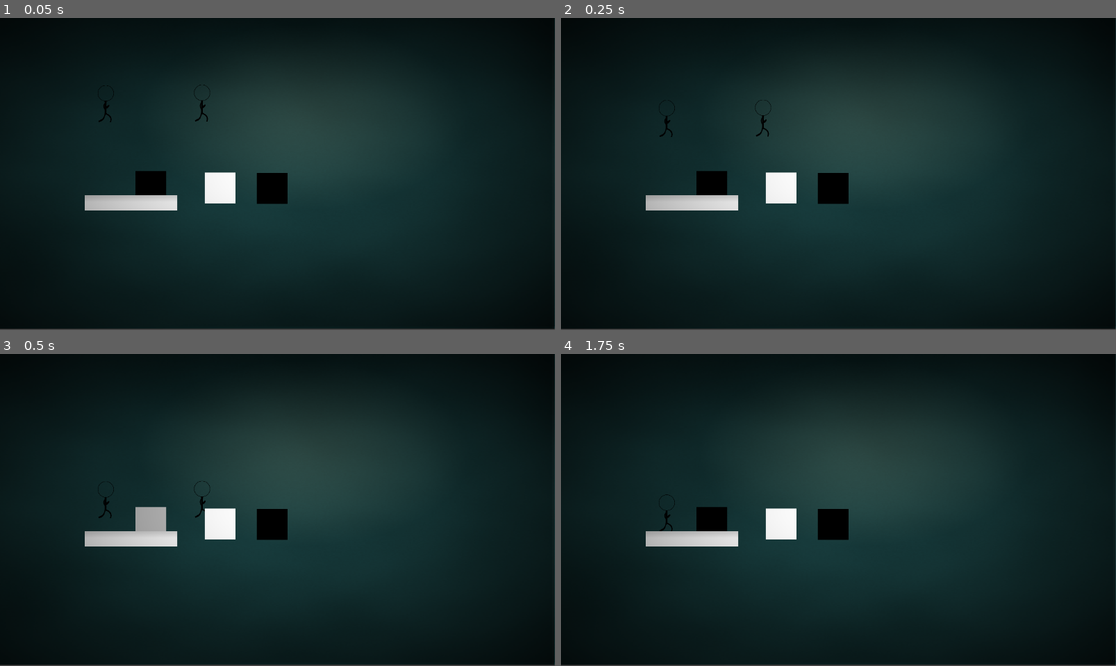
Above: before the commit, frames 1-4 (two rows, left to right).
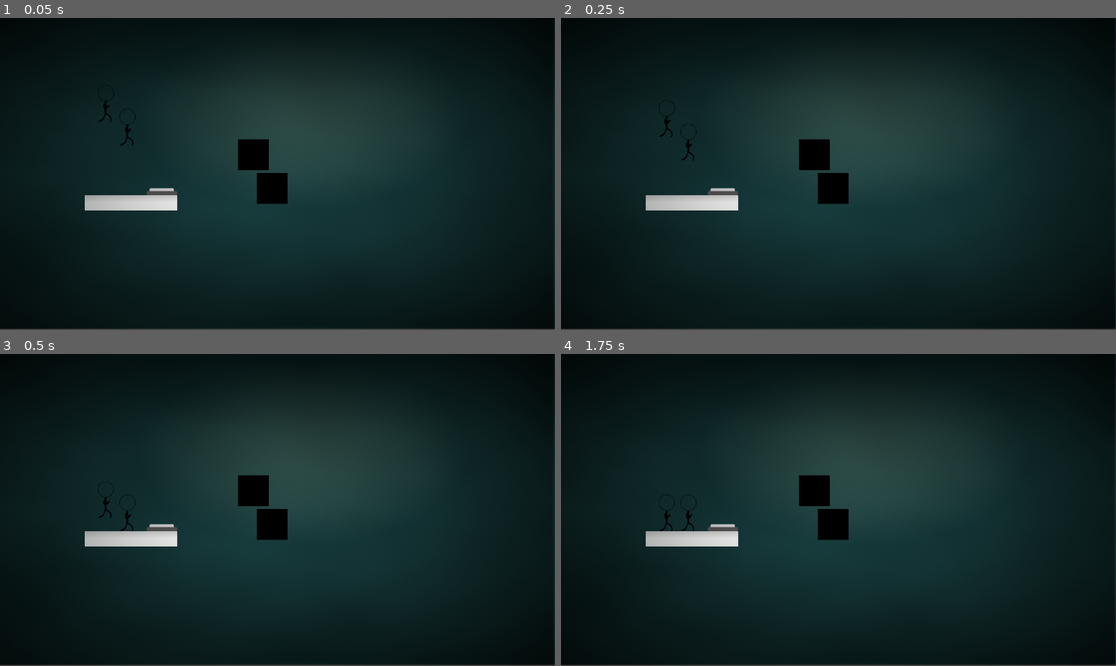
Above: after the commit, the same moments.

Repository: NahuelArrieta/ChronosSociety
Game: Godot game, scene res://levels/level.tscn
Two runs of this game, one before a commit and one after it. Both use one fixed random seed, a clock stepped at 60 frames per second and the inputs below. The engine's default icon, where the game draws it, is replaced by a stand-in: a white triangle on a blue panel in a dark square.
Inputs:
- Up to frame 1 (0.05 s): no input
- Up to frame 2 (0.25 s): no input
- Up to frame 3 (0.5 s): no input
- Up to frame 4 (1.75 s): tap Space (REVERT_P1) at 0.6 s; tap Enter at 1.25 s; tap Shift (REVERT_P2) at 1.35 s

The runs differ from the first frame. In frame 1, 1.6% of the frame differs, in the area x 21-49%, y 21-60%; in frame 2, 1.6%, in the area x 21-49%, y 26-60%; in frame 3, 1.6%; in frame 4, 1.6%.

Commit message:
add button sprites

Diff:
--- a/entities/enviroment/button/button.gd
+++ b/entities/enviroment/button/button.gd
@@ -18,4 +18,11 @@
 		return
 
 	active = value
+
+	## Play animations
+	$Animation.play("middle")
+	if active:
+		$Animation.play("pressed")
+	else:
+		$Animation.play("unpresed")
 	Global.buttonChanged.emit(groupId, active)
--- a/entities/enviroment/button/button.tscn
+++ b/entities/enviroment/button/button.tscn
@@ -1,24 +1,60 @@
-[gd_scene load_steps=4 format=3 uid="uid://d3qbem7373n6k"]
+[gd_scene load_steps=8 format=3 uid="uid://d3qbem7373n6k"]
 
 [ext_resource type="Script" uid="uid://cqwlw0bd6qtch" path="res://entities/enviroment/button/button.gd" id="1_nmqsl"]
+[ext_resource type="Texture2D" uid="uid://tuylwk1n2hlo" path="res://visual/button/middle.png" id="2_8v1kb"]
+[ext_resource type="Texture2D" uid="uid://chrsp7p52y5s" path="res://visual/button/pressed.png" id="3_8v1kb"]
+[ext_resource type="Texture2D" uid="uid://ku4r8e88phs8" path="res://visual/button/unpressed.png" id="4_g5qce"]
 
 [sub_resource type="CanvasTexture" id="CanvasTexture_nmqsl"]
 specular_color = Color(0, 0, 1, 1)
 
 [sub_resource type="RectangleShape2D" id="RectangleShape2D_nmqsl"]
-size = Vector2(63, 63)
+size = Vector2(63, 15)
+
+[sub_resource type="SpriteFrames" id="SpriteFrames_v7638"]
+animations = [{
+"frames": [{
+"duration": 1.0,
+"texture": ExtResource("2_8v1kb")
+}],
+"loop": true,
+"name": &"middle",
+"speed": 5.0
+}, {
+"frames": [{
+"duration": 1.0,
+"texture": ExtResource("3_8v1kb")
+}],
+"loop": true,
+"name": &"pressed",
+"speed": 5.0
+}, {
+"frames": [{
+"duration": 1.0,
+"texture": ExtResource("4_g5qce")
+}],
+"loop": true,
+"name": &"unpresed",
+"speed": 5.0
+}]
 
 [node name="Button" type="Area2D"]
 script = ExtResource("1_nmqsl")
 
 [node name="Sprite2D" type="Sprite2D" parent="."]
+visible = false
 position = Vector2(32, 32)
 scale = Vector2(64, 64)
 texture = SubResource("CanvasTexture_nmqsl")
 
 [node name="CollisionShape2D" type="CollisionShape2D" parent="."]
-position = Vector2(32, 32)
 shape = SubResource("RectangleShape2D_nmqsl")
+
+[node name="Animation" type="AnimatedSprite2D" parent="."]
+position = Vector2(0, 1.49012e-08)
+scale = Vector2(0.627451, 0.973684)
+sprite_frames = SubResource("SpriteFrames_v7638")
+animation = &"middle"
 
 [connection signal="body_entered" from="." to="." method="_on_body_entered"]
 [connection signal="body_exited" from="." to="." method="_on_body_exited"]
--- a/entities/player/player.tscn
+++ b/entities/player/player.tscn
@@ -1,7 +1,6 @@
-[gd_scene load_steps=23 format=3 uid="uid://bg8oq3w6fk3j3"]
+[gd_scene load_steps=22 format=3 uid="uid://bg8oq3w6fk3j3"]
 
 [ext_resource type="Script" uid="uid://b78bww5c8bahl" path="res://entities/player/player.gd" id="1_symyc"]
-[ext_resource type="Texture2D" uid="uid://blgwtqydtmwpf" path="res://icon.svg" id="2_abrql"]
 [ext_resource type="Texture2D" uid="uid://dco4gov5ygjvx" path="res://visual/player/6cr5jbo9i.png" id="3_sglur"]
 
 [sub_resource type="RectangleShape2D" id="RectangleShape2D_abrql"]
@@ -142,10 +141,6 @@
 [node name="Player" type="CharacterBody2D"]
 script = ExtResource("1_symyc")
 
-[node name="Sprite" type="Sprite2D" parent="."]
-visible = false
-texture = ExtResource("2_abrql")
-
 [node name="Collision" type="CollisionShape2D" parent="."]
 position = Vector2(-1.5, -2.375)
 scale = Vector2(0.5, 0.5)
--- a/levels/level.tscn
+++ b/levels/level.tscn
@@ -35,14 +35,14 @@
 script = ExtResource("3_cwqvt")
 
 [node name="Player2" parent="." instance=ExtResource("1_80vhd")]
-position = Vector2(420, 186)
+position = Vector2(265, 236)
 player_number = 2
 
 [node name="Button" parent="." instance=ExtResource("4_5mrsh")]
-position = Vector2(425, 321)
+position = Vector2(336, 359)
 
 [node name="Door" parent="." instance=ExtResource("5_safpt")]
-position = Vector2(281, 318)
+position = Vector2(494, 252)
 
 [node name="Door2" parent="." instance=ExtResource("5_safpt")]
 position = Vector2(533, 322)
Binary file added: visual/button/middle.png
Not shown, added: visual/button/middle.png.import
Binary file added: visual/button/pressed.png
Not shown, added: visual/button/pressed.png.import
Binary file added: visual/button/unpressed.png
Not shown, added: visual/button/unpressed.png.import
